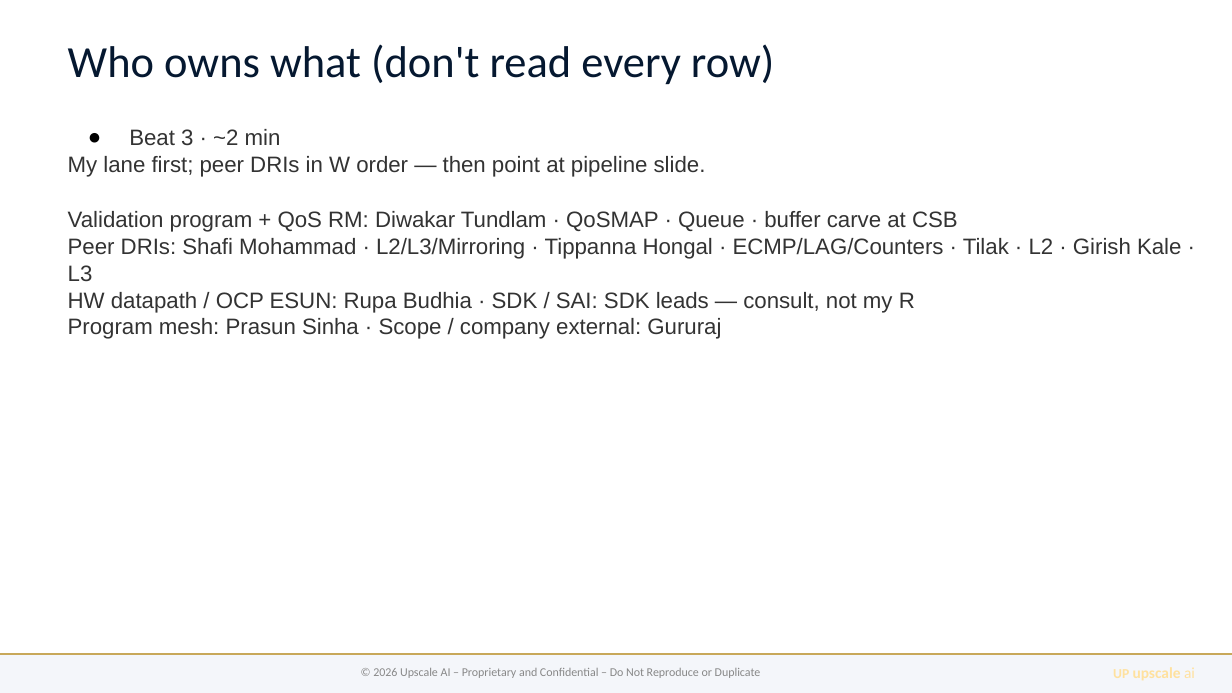
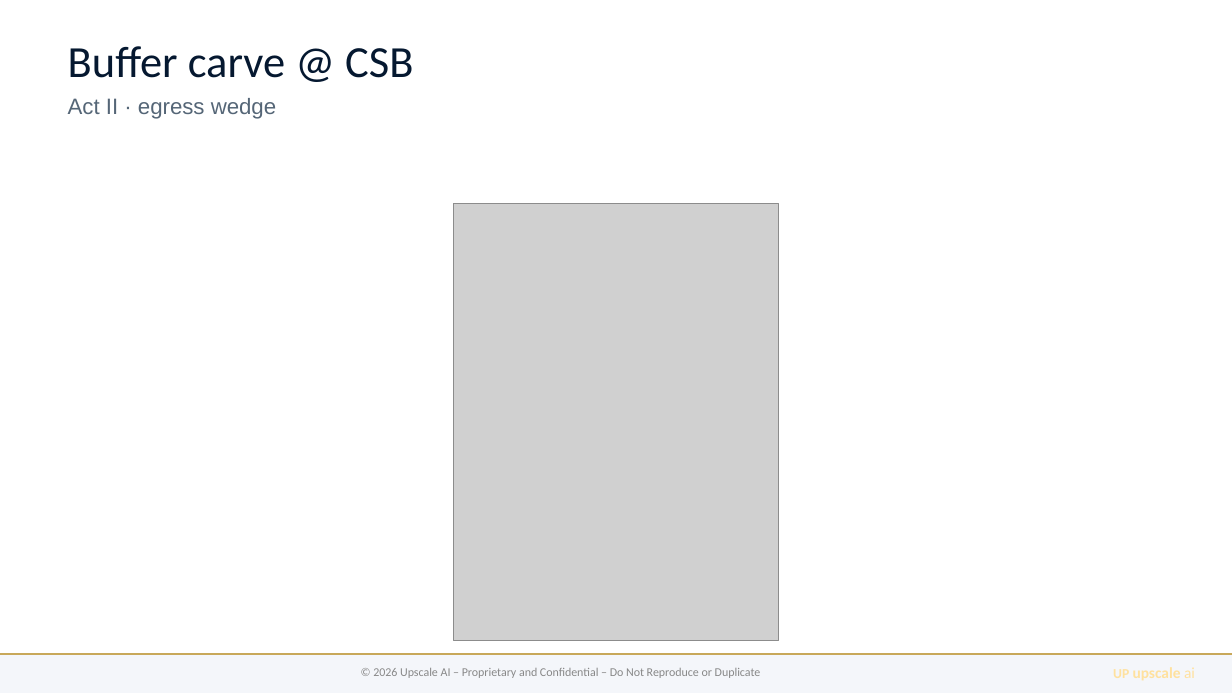
Before and after one commit to upscale-ai-network/agent-template, a slide deck: slide 5 of dt122/bugatti-qos-ccc.pptx. Drawn at 1232x693 pixels with LibreOffice and Linux fonts; fonts in the diff are those of the drawing; grey boxes stand for pictures. Boxes give left, top, right and bottom in pixels: in the first picture for what was removed or moved away, otherwise in the second. Text is boxed around its words. In the diff, an @@ line names an element or a change of style, - is before the commit and + after.

```diff
--- a/dt122/bugatti-qos-ccc.pptx
+++ b/dt122/bugatti-qos-ccc.pptx
@@ text at (x1=68, y1=46, x2=413, y2=119): text changed; size 26 to 13 pt; font Calibri to Arial; text colour #051830 to #556677 @@
-Who owns what (don't read every row)
+Buffer carve @ CSB
+Act II · egress wedge
@@ text removed at (x1=68, y1=129, x2=1181, y2=339) @@
-● Beat 3 · ~2 min
-My lane first; peer DRIs in W order — then point at pipeline slide.
-Validation program + QoS RM: Diwakar Tundlam · QoSMAP · Queue · buffer carve at CSB
-Peer DRIs: Shafi Mohammad · L2/L3/Mirroring · Tippanna Hongal · ECMP/LAG/Counters · Tilak · L2 · Girish Kale · L3
-HW datapath / OCP ESUN: Rupa Budhia · SDK / SAI: SDK leads — consult, not my R
-Program mesh: Prasun Sinha · Scope / company external: Gururaj
@@ picture added at (x1=453, y1=203, x2=779, y2=641) @@
```
Also in this commit, not shown: 7 other slides changed, 3 slides removed, 26 other files.
